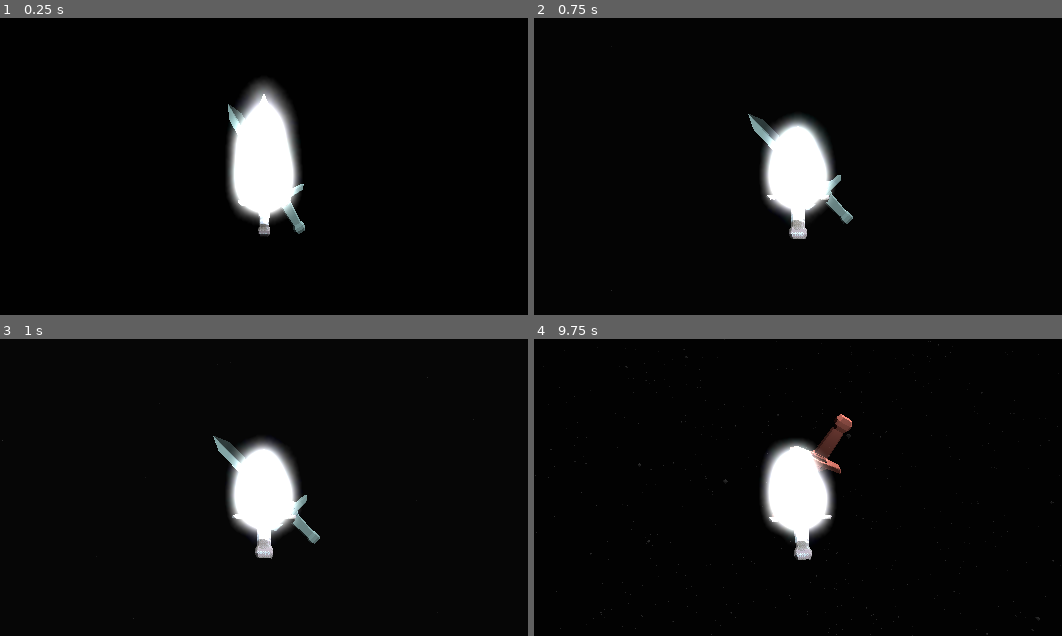
Above: before the commit, frames 1-4 (two rows, left to right).
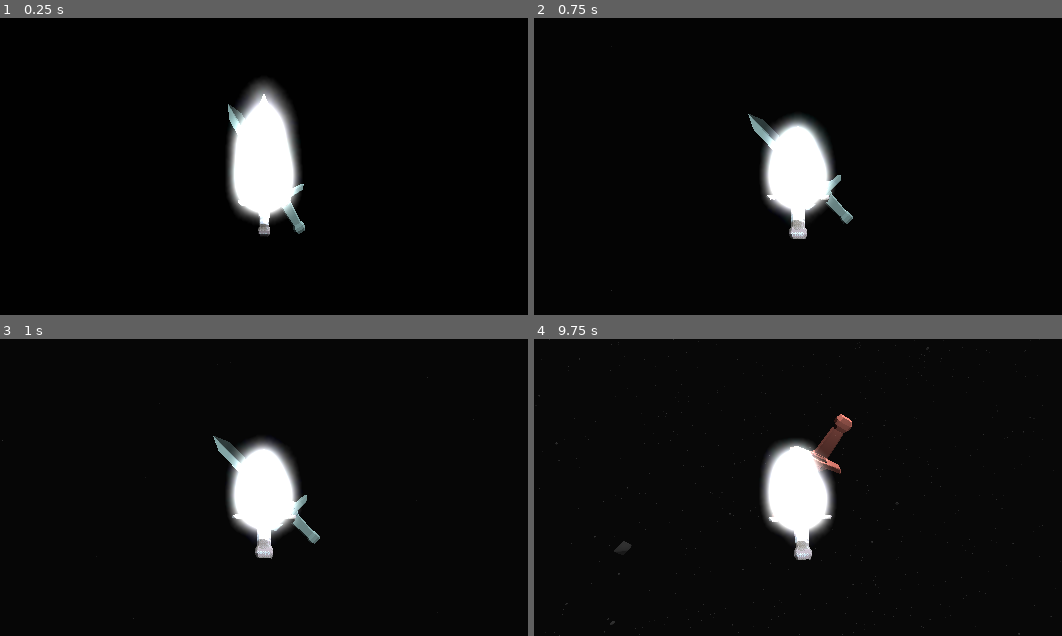
Above: after the commit, the same moments.

Repository: Lukko-Digital/Bladebearer
Game: Godot game, scene res://src/main.tscn
The game is run twice, just before and just after one commit, with the same random seed, the same clock (stepped at 60 frames per second) and the same inputs.
Inputs:
- Up to frame 1 (0.25 s): no input
- Up to frame 2 (0.75 s): hold W (forward) from 0.53 s (still down); hold Space (space) from 0.53 s (still down)
- Up to frame 3 (1 s): keep holding W (forward); keep holding Space (space)
- Up to frame 4 (9.75 s): release Space (space) at 1.28 s; tap Shift (shift) at 1.35, 5.85 s; tap Space (space) at 1.55, 2.85, 3.8, 4.35, 6.05, 7.35, 8.3, 8.85 s; release W (forward) at 2.03 s; hold Space (space) 2.03-2.78 s; hold A (left) 2.03-3.53 s; hold S (backward) 3.53-4.28 s; hold Shift (shift) 3.53-4.28 s; hold D (right) 4.28-5.03 s; hold W (forward) 5.03-5.78 s; hold Space (space) 5.03-5.78 s; hold D (right) 5.78-8.03 s; hold Space (space) 6.53-7.28 s; hold S (backward) 8.03-8.78 s; hold Shift (shift) 8.03-8.78 s; hold A (left) 8.78-9.53 s; hold W (forward) from 9.53 s (still down); hold Space (space) from 9.53 s (still down)

Frames 1-3 are identical in both runs. In frame 4, 0.5% of the frame differs, in the area x 0-100%, y 0-100%.

Commit message:
sword falters unless you lock in the correct swing

Diff:
--- a/src/swing_arm.gd
+++ b/src/swing_arm.gd
@@ -64,3 +64,7 @@
 func block():
 	starting_z_rotation = rotation_degrees.z
 	swing_animation_player.play("block")
+
+func falter():
+	starting_z_rotation = rotation_degrees.z
+	swing_animation_player.play("falter_swing")
--- a/src/swing_arm.tscn
+++ b/src/swing_arm.tscn
@@ -59,6 +59,65 @@
 "handle_modes": PackedInt32Array(0),
 "points": PackedFloat32Array(0, -0.25, 0, 0.25, 0),
 "times": PackedFloat32Array(0)
+}
+
+[sub_resource type="Animation" id="Animation_aou1q"]
+resource_name = "block"
+length = 2.0
+tracks/0/type = "bezier"
+tracks/0/imported = false
+tracks/0/enabled = true
+tracks/0/path = NodePath(".:swing_rotation")
+tracks/0/interp = 1
+tracks/0/loop_wrap = true
+tracks/0/keys = {
+"handle_modes": PackedInt32Array(0, 0),
+"points": PackedFloat32Array(0, -0.25, 0, 0.25, 0, -5, -0.966667, 0.0433092, 0.25, 0),
+"times": PackedFloat32Array(0, 2)
+}
+tracks/1/type = "bezier"
+tracks/1/imported = false
+tracks/1/enabled = true
+tracks/1/path = NodePath("CanvasLayer/ScreenColor:color:r")
+tracks/1/interp = 1
+tracks/1/loop_wrap = true
+tracks/1/keys = {
+"handle_modes": PackedInt32Array(0),
+"points": PackedFloat32Array(1, -0.25, 0, 0.25, 0),
+"times": PackedFloat32Array(0)
+}
+tracks/2/type = "bezier"
+tracks/2/imported = false
+tracks/2/enabled = true
+tracks/2/path = NodePath("CanvasLayer/ScreenColor:color:g")
+tracks/2/interp = 1
+tracks/2/loop_wrap = true
+tracks/2/keys = {
+"handle_modes": PackedInt32Array(0),
+"points": PackedFloat32Array(1, -0.25, 0, 0.25, 0),
+"times": PackedFloat32Array(0)
+}
+tracks/3/type = "bezier"
+tracks/3/imported = false
+tracks/3/enabled = true
+tracks/3/path = NodePath("CanvasLayer/ScreenColor:color:b")
+tracks/3/interp = 1
+tracks/3/loop_wrap = true
+tracks/3/keys = {
+"handle_modes": PackedInt32Array(0),
+"points": PackedFloat32Array(1, -0.25, 0, 0.25, 0),
+"times": PackedFloat32Array(0)
+}
+tracks/4/type = "bezier"
+tracks/4/imported = false
+tracks/4/enabled = true
+tracks/4/path = NodePath("CanvasLayer/ScreenColor:color:a")
+tracks/4/interp = 1
+tracks/4/loop_wrap = true
+tracks/4/keys = {
+"handle_modes": PackedInt32Array(0, 0),
+"points": PackedFloat32Array(0, -0.25, 0, 0.25, 0, 0.05, -0.25, 0, 0.25, 0),
+"times": PackedFloat32Array(0, 2)
 }
 
 [sub_resource type="Animation" id="Animation_177o3"]
@@ -238,75 +297,76 @@
 "times": PackedFloat32Array(0, 2)
 }
 
-[sub_resource type="Animation" id="Animation_aou1q"]
-resource_name = "block"
-length = 2.0
-tracks/0/type = "bezier"
-tracks/0/imported = false
-tracks/0/enabled = true
-tracks/0/path = NodePath(".:swing_rotation")
-tracks/0/interp = 1
-tracks/0/loop_wrap = true
-tracks/0/keys = {
-"handle_modes": PackedInt32Array(0, 0),
-"points": PackedFloat32Array(0, -0.25, 0, 0.25, 0, -5, -0.966667, 0.0433092, 0.25, 0),
-"times": PackedFloat32Array(0, 2)
-}
-tracks/1/type = "bezier"
-tracks/1/imported = false
-tracks/1/enabled = true
-tracks/1/path = NodePath("CanvasLayer/ScreenColor:color:r")
-tracks/1/interp = 1
-tracks/1/loop_wrap = true
-tracks/1/keys = {
-"handle_modes": PackedInt32Array(0),
-"points": PackedFloat32Array(1, -0.25, 0, 0.25, 0),
-"times": PackedFloat32Array(0)
-}
-tracks/2/type = "bezier"
-tracks/2/imported = false
-tracks/2/enabled = true
-tracks/2/path = NodePath("CanvasLayer/ScreenColor:color:g")
-tracks/2/interp = 1
-tracks/2/loop_wrap = true
-tracks/2/keys = {
-"handle_modes": PackedInt32Array(0),
-"points": PackedFloat32Array(1, -0.25, 0, 0.25, 0),
-"times": PackedFloat32Array(0)
-}
-tracks/3/type = "bezier"
-tracks/3/imported = false
-tracks/3/enabled = true
-tracks/3/path = NodePath("CanvasLayer/ScreenColor:color:b")
-tracks/3/interp = 1
-tracks/3/loop_wrap = true
-tracks/3/keys = {
-"handle_modes": PackedInt32Array(0),
-"points": PackedFloat32Array(1, -0.25, 0, 0.25, 0),
-"times": PackedFloat32Array(0)
-}
-tracks/4/type = "bezier"
-tracks/4/imported = false
-tracks/4/enabled = true
-tracks/4/path = NodePath("CanvasLayer/ScreenColor:color:a")
-tracks/4/interp = 1
-tracks/4/loop_wrap = true
-tracks/4/keys = {
-"handle_modes": PackedInt32Array(0, 0),
-"points": PackedFloat32Array(0, -0.25, 0, 0.25, 0, 0.05, -0.25, 0, 0.25, 0),
-"times": PackedFloat32Array(0, 2)
+[sub_resource type="Animation" id="Animation_kdv63"]
+resource_name = "falter_swing"
+tracks/0/type = "bezier"
+tracks/0/imported = false
+tracks/0/enabled = true
+tracks/0/path = NodePath(".:swing_rotation")
+tracks/0/interp = 1
+tracks/0/loop_wrap = true
+tracks/0/keys = {
+"handle_modes": PackedInt32Array(0, 0, 0, 0, 0),
+"points": PackedFloat32Array(0, -0.25, 0, 0, 3.0782, 4.05911, -0.0666666, -0.0123513, 0.1, -0.0301819, 2.06709, -0.1, 0.0301821, 0.1, 0.0150911, 3.51584, -0.1, -0.0301821, 0.0666667, -0.0301821, 2.48964, -0.0666667, 0.0301821, 0.25, 0),
+"times": PackedFloat32Array(0, 0.333333, 0.566667, 0.8, 1)
+}
+tracks/1/type = "bezier"
+tracks/1/imported = false
+tracks/1/enabled = true
+tracks/1/path = NodePath("CanvasLayer/ScreenColor:color:r")
+tracks/1/interp = 1
+tracks/1/loop_wrap = true
+tracks/1/keys = {
+"handle_modes": PackedInt32Array(0),
+"points": PackedFloat32Array(1, -0.25, 0, 0.25, 0),
+"times": PackedFloat32Array(0)
+}
+tracks/2/type = "bezier"
+tracks/2/imported = false
+tracks/2/enabled = true
+tracks/2/path = NodePath("CanvasLayer/ScreenColor:color:g")
+tracks/2/interp = 1
+tracks/2/loop_wrap = true
+tracks/2/keys = {
+"handle_modes": PackedInt32Array(0),
+"points": PackedFloat32Array(1, -0.25, 0, 0.25, 0),
+"times": PackedFloat32Array(0)
+}
+tracks/3/type = "bezier"
+tracks/3/imported = false
+tracks/3/enabled = true
+tracks/3/path = NodePath("CanvasLayer/ScreenColor:color:b")
+tracks/3/interp = 1
+tracks/3/loop_wrap = true
+tracks/3/keys = {
+"handle_modes": PackedInt32Array(0),
+"points": PackedFloat32Array(1, -0.25, 0, 0.25, 0),
+"times": PackedFloat32Array(0)
+}
+tracks/4/type = "bezier"
+tracks/4/imported = false
+tracks/4/enabled = true
+tracks/4/path = NodePath("CanvasLayer/ScreenColor:color:a")
+tracks/4/interp = 1
+tracks/4/loop_wrap = true
+tracks/4/keys = {
+"handle_modes": PackedInt32Array(0, 0),
+"points": PackedFloat32Array(0.05, -0.25, 0, 0.25, 0, 0, -0.25, 0, 0.25, 0),
+"times": PackedFloat32Array(0, 0.4)
 }
 
 [sub_resource type="AnimationLibrary" id="AnimationLibrary_t16x2"]
 _data = {
 "RESET": SubResource("Animation_valgk"),
 "block": SubResource("Animation_aou1q"),
+"falter_swing": SubResource("Animation_kdv63"),
 "swing": SubResource("Animation_177o3"),
 "whiff": SubResource("Animation_p4nl4"),
 "windup": SubResource("Animation_dhnie")
 }
 
 [node name="SwingArm" type="Node3D"]
+transform = Transform3D(0.999056, -0.0434388, 0, 0.0434388, 0.999056, 0, 0, 0, 1, 0, 0, 0)
 script = ExtResource("1_kwg84")
 
 [node name="Arm" type="Node3D" parent="."]
--- a/src/sword.gd
+++ b/src/sword.gd
@@ -18,6 +18,7 @@
 var target_rotation = Vector3()
 var previously_correct_rotation = false
 var blocking = false
+var correct_swing = false
 
 # func _ready() -> void:
 # 	target.move.call_deferred()
@@ -30,7 +31,7 @@
 
 func _unhandled_input(event: InputEvent) -> void:
 	if event.is_action_pressed("space"):
-		fast_forward_swing()
+		lock_swing()
 
 
 func handle_rotation():
@@ -70,16 +71,16 @@
 	swing_arm.windup()
 	await swing_arm.swing_animation_player.animation_finished
 
-	swing_arm.swing()
-	await swing_arm.swing_animation_player.animation_finished
-
-	if is_correct_rotation():
+	if correct_swing:
+		swing_arm.swing()
+		await swing_arm.swing_animation_player.animation_finished
 		camera.shake(0.2, 15)
 		target.hit_effect.restart()
 	else:
-		swing_arm.whiff()
+		swing_arm.falter()
 		await swing_arm.swing_animation_player.animation_finished
 
+	correct_swing = false
 	detach_from_arm()
 	sequence_finished.emit()
 
@@ -101,12 +102,12 @@
 	detach_from_arm()
 	sequence_finished.emit()
 
-func fast_forward_swing():
-	if not is_correct_rotation():
-		return
+
+func lock_swing():
 	if swing_arm.swing_animation_player.current_animation != "windup":
 		return
 	# Skip windup animation
+	correct_swing = is_correct_rotation()
 	swing_arm.swing_animation_player.advance(INF)
 
 
Not shown: 1 places in src/swing_arm.tscn that only renumber resources
